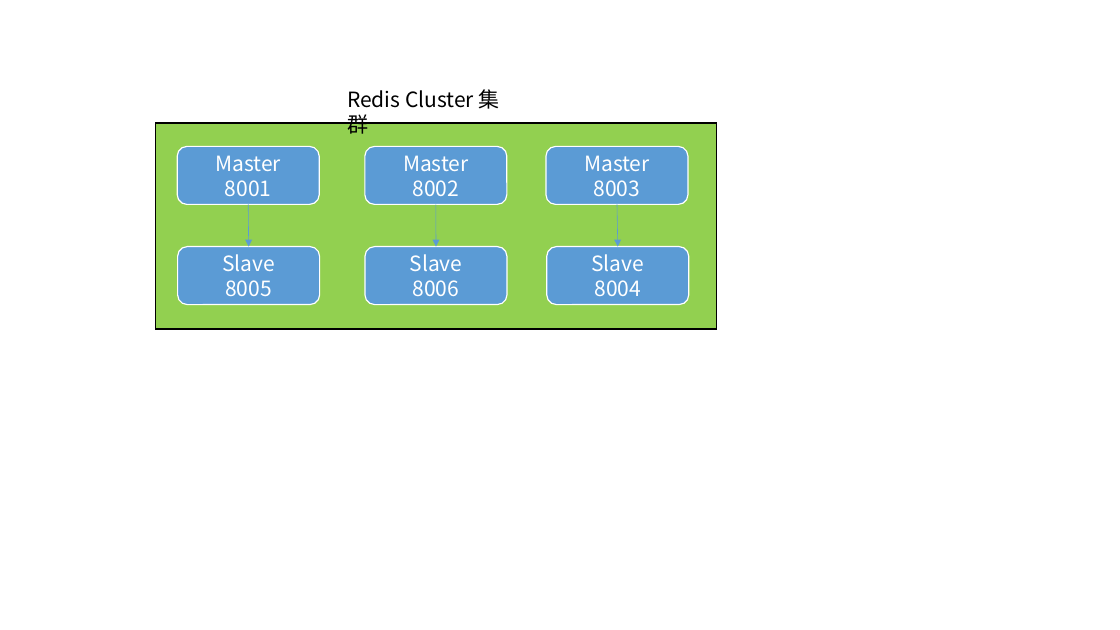
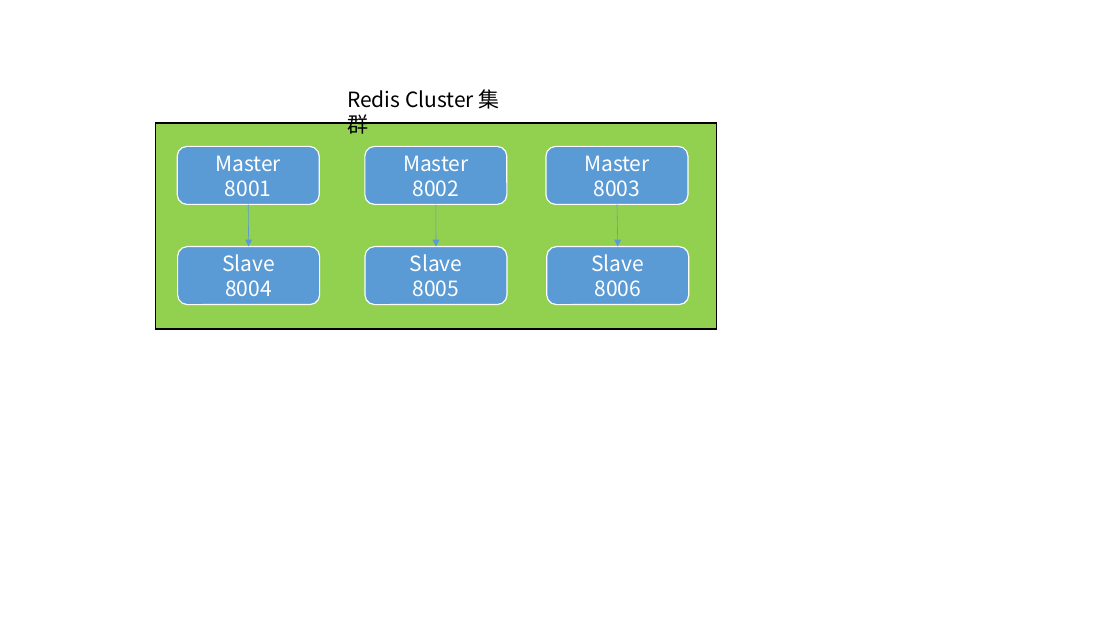
Before and after one commit to cxinping/Redis, a slide deck: slide 1 of Tools/redis架构图.pptx. Drawn at 1120x630 pixels with LibreOffice and Linux fonts; fonts in the diff are those of the drawing. Boxes give left, top, right and bottom in pixels: in the first picture for what was removed or moved away, otherwise in the second. Text is boxed around its words. In the diff, an @@ line names an element or a change of style, - is before the commit and + after.

```diff
--- a/Tools/redis架构图.pptx
+++ b/Tools/redis架构图.pptx
@@ text in rounded rectangle at [225,280,272,296]: text changed @@
-8005
+8004
@@ text in rounded rectangle at [413,280,460,296]: text changed @@
-8006
+8005
@@ text in rounded rectangle at [594,280,641,296]: text changed @@
-8004
+8006
```
Also in this commit, not shown: 1 other file.
